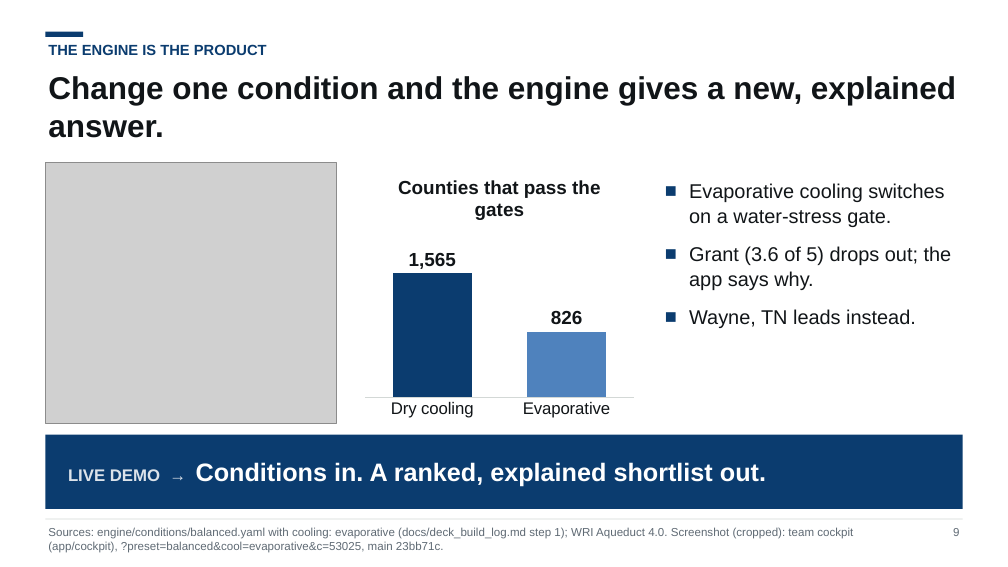
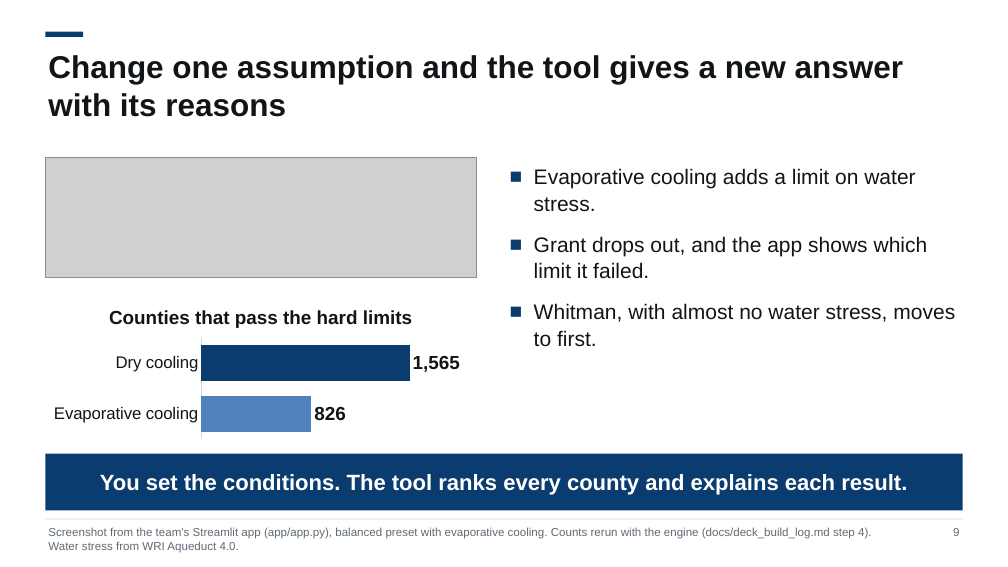
Before and after one commit to NeilKhandelwal/BAC-Hackathon, a slide deck: slide 9 of docs/deck/pitch_template.pptx. Drawn at 1008x567 pixels with LibreOffice and Linux fonts; fonts in the diff are those of the drawing; grey boxes stand for pictures. Boxes give left, top, right and bottom in pixels: in the first picture for what was removed or moved away, otherwise in the second. Text is boxed around its words. In the diff, an @@ line names an element or a change of style, - is before the commit and + after.

```diff
--- a/docs/deck/pitch_template.pptx
+++ b/docs/deck/pitch_template.pptx
@@ text at box(48, 55, 903, 117): text changed @@
-Change one condition and the engine gives a new, explained answer.
+Change one assumption and the tool gives a new answer with its reasons
@@ text removed at box(48, 44, 267, 55) @@
-THE ENGINE IS THE PRODUCT
@@ picture removed at box(45, 163, 337, 423) @@
@@ picture added at box(45, 157, 476, 277) @@
@@ text at box(534, 168, 955, 347): text changed; size 19 to 20 pt @@
-■ Evaporative cooling switches on a water-stress gate.
-■ Grant (3.6 of 5) drops out; the app says why.
-■ Wayne, TN leads instead.
+■ Evaporative cooling adds a limit on water stress.
+■ Grant drops out, and the app shows which limit it failed.
+■ Whitman, with almost no water stress, moves to first.
@@ column chart at box(45, 295, 476, 442) @@
@@ column chart to bar chart @@
@@ title "Counties that pass the gates" to "Counties that pass the hard limits" @@
-categories: Dry cooling, Evaporative
+categories: Dry cooling, Evaporative cooling
@@ category axis changed @@
@@ value axis changed @@
@@ bar spacing changed @@
@@ bar chart: place and size @@
-bar chart at box(360, 163, 640, 423)
+bar chart at box(45, 295, 476, 442)
@@ rectangle removed at box(45, 435, 963, 509) @@
-LIVE DEMO → Conditions in. A ranked, explained shortlist out.
@@ rectangle added at box(45, 454, 963, 510), fill #0B3C6F, 21 pt, text #FFFFFF, bold @@
+You set the conditions. The tool ranks every county and explains each result.
@@ text at box(48, 527, 871, 553): text changed @@
-Sources: engine/conditions/balanced.yaml with cooling: evaporative (docs/deck_build_log.md step 1); WRI Aqueduct 4.0. Screenshot (cropped): team cockpit (app/cockpit), ?preset=balanced&cool=evaporative&c=53025, main 23bb71c.
+Screenshot from the team's Streamlit app (app/app.py), balanced preset with evaporative cooling. Counts rerun with the engine (docs/deck_build_log.md step 4). Water stress from WRI Aqueduct 4.0.
```
Also in this commit, not shown: 8 other slides changed, 6 slides added, 6 slides removed, 23 other files.
